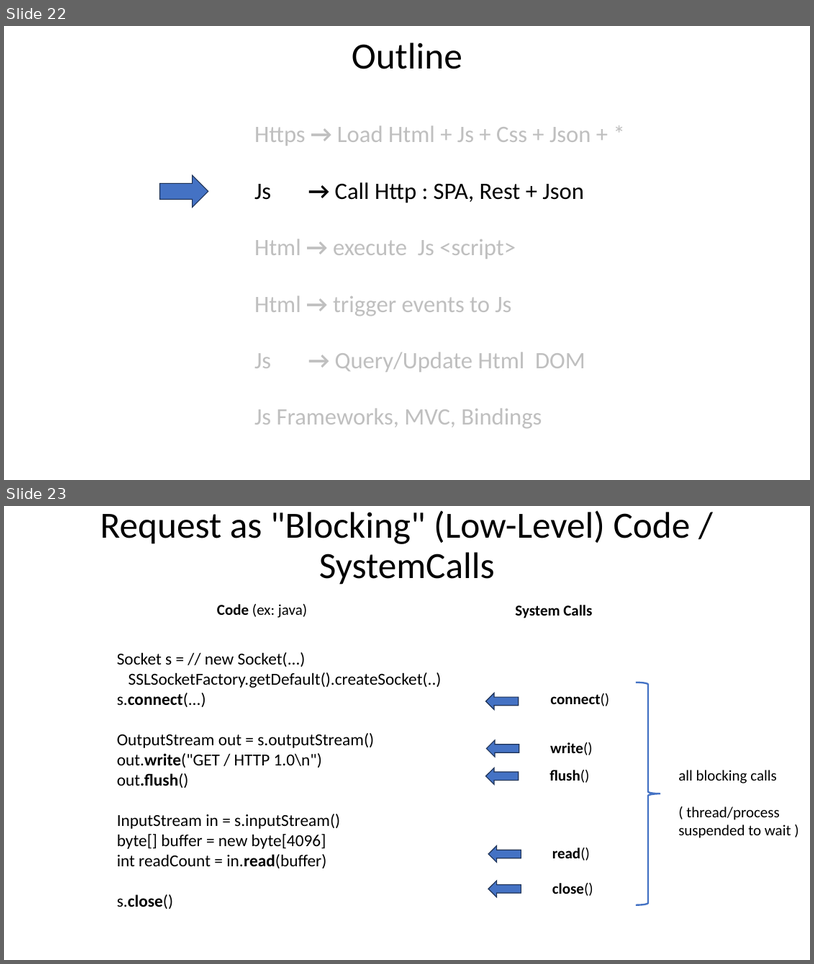
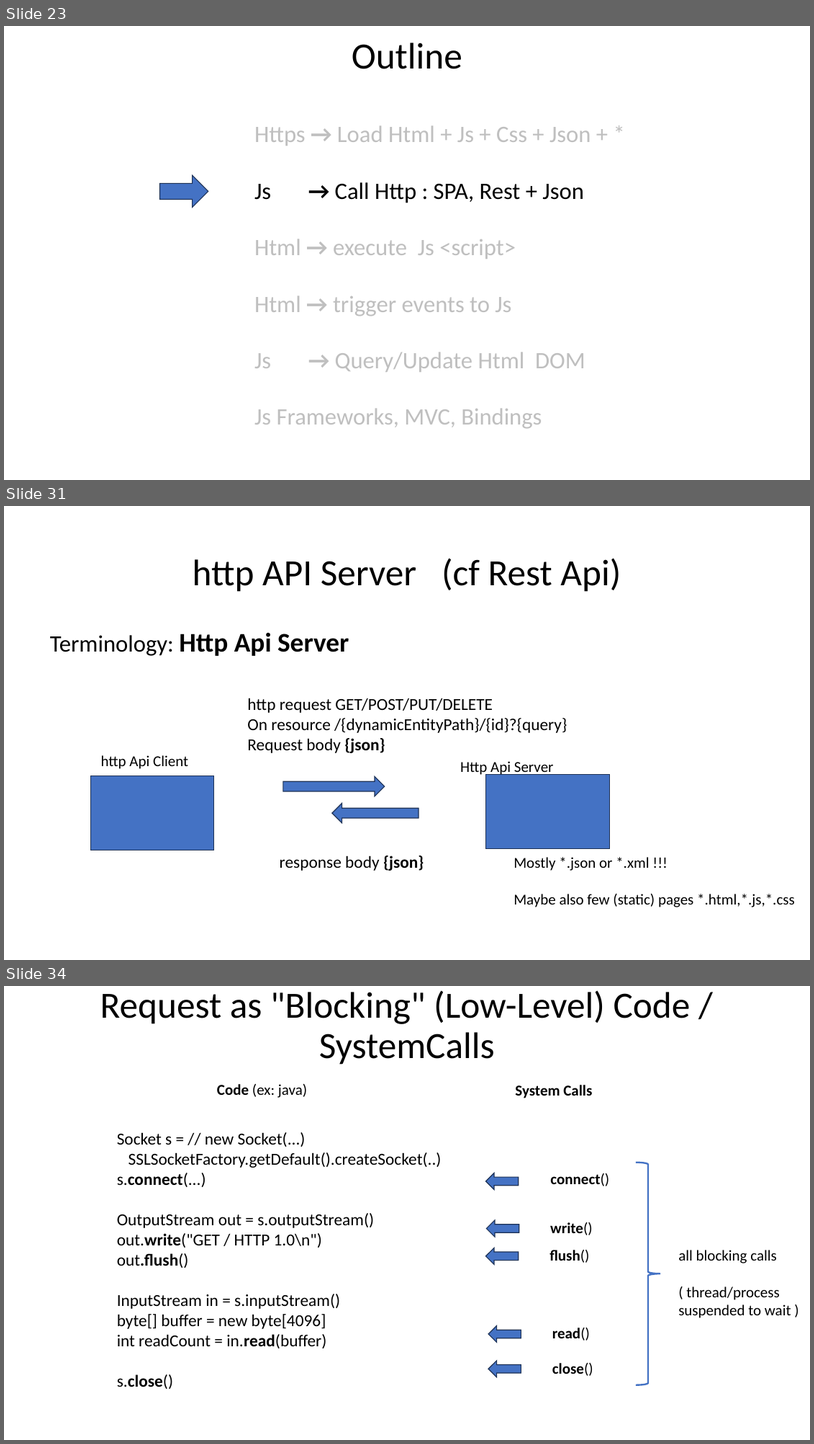
Before and after one commit to Arnaud-Nauwynck/presentations, a slide deck: web/Web-Interactions-http-html-js.pptx. Shown one above the other, each under a label of ours: slides 22 and 23 before the commit, slides 23, 31 and 34 after it; the slides between them are not shown. The pictures are 814x964 and 814x1444 pixels, drawn with LibreOffice and Linux fonts; fonts in the diff are those of the drawing. Boxes give left, top, right and bottom in pixels: in the first picture for what was removed or moved away, otherwise in the second. Text is boxed around its words. In the diff, an @@ line names an element or a change of style, - is before the commit and + after.

```diff
--- a/web/Web-Interactions-http-html-js.pptx
+++ b/web/Web-Interactions-http-html-js.pptx
@@ slide 31 added at [4,506,810,960], background #FFFFFF @@
@@ title added at [193,558,621,592], 44 pt, text #000000 @@
+http API Server (cf Rest Api)
@@ text added at [50,633,349,656], 32 pt, text #000000, bold @@
+Terminology: Http Api Server
@@ text added at [247,698,567,753], 20 pt, text #000000 @@
+http request GET/POST/PUT/DELETE
+On resource /{dynamicEntityPath}/{id}?{query}
+Request body {json}
@@ text added at [101,755,188,769], 18 pt, text #000000 @@
+http Api Client
@@ text added at [460,761,554,776], 18 pt, text #000000 @@
+Http Api Server
@@ rectangle added at [90,776,214,850], fill #4472C4, outline #1E3256 1 pt @@
@@ right arrow added at [283,777,385,796], fill #4472C4, outline #1E3256 1 pt @@
@@ rectangle added at [486,774,610,849], fill #4472C4, outline #1E3256 1 pt @@
@@ right arrow added at [332,803,419,823], fill #4472C4, outline #1E3256 1 pt @@
@@ text added at [280,855,424,870], 20 pt, text #000000 @@
+response body {json}
@@ text added at [514,857,795,907], 18 pt, text #000000 @@
+Mostly *.json or *.xml !!!
+Maybe also few (static) pages *.html,*.js,*.css
@@ what was slide 22 is now slide 23 @@
@@ what was slide 23 is now slide 34 @@
```
Also in this commit, not shown: 9 other slides added, 1 other file.
